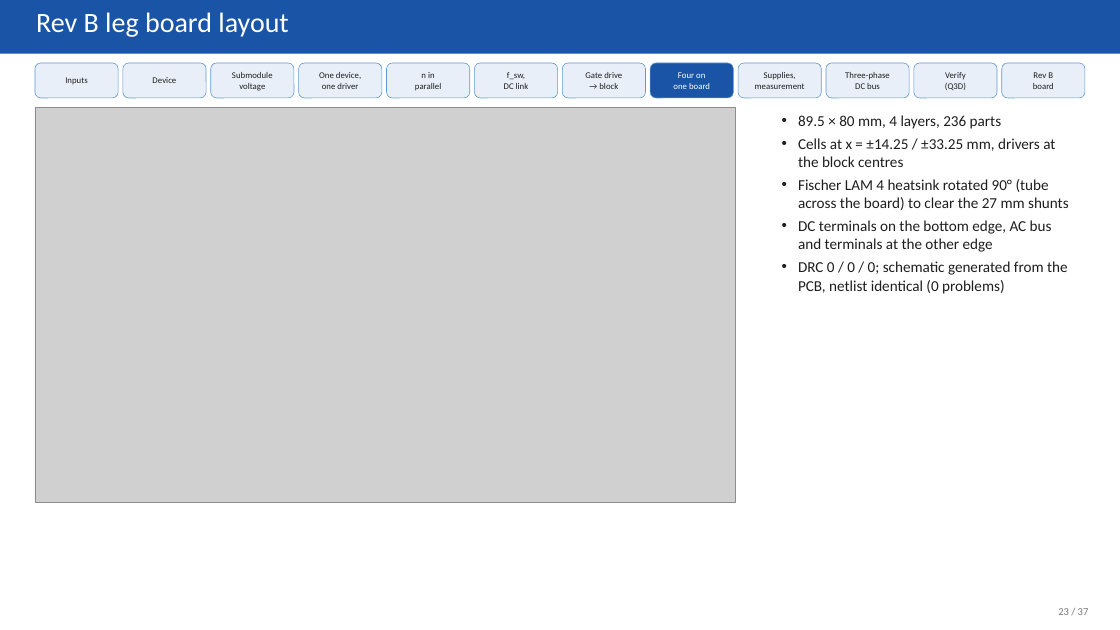
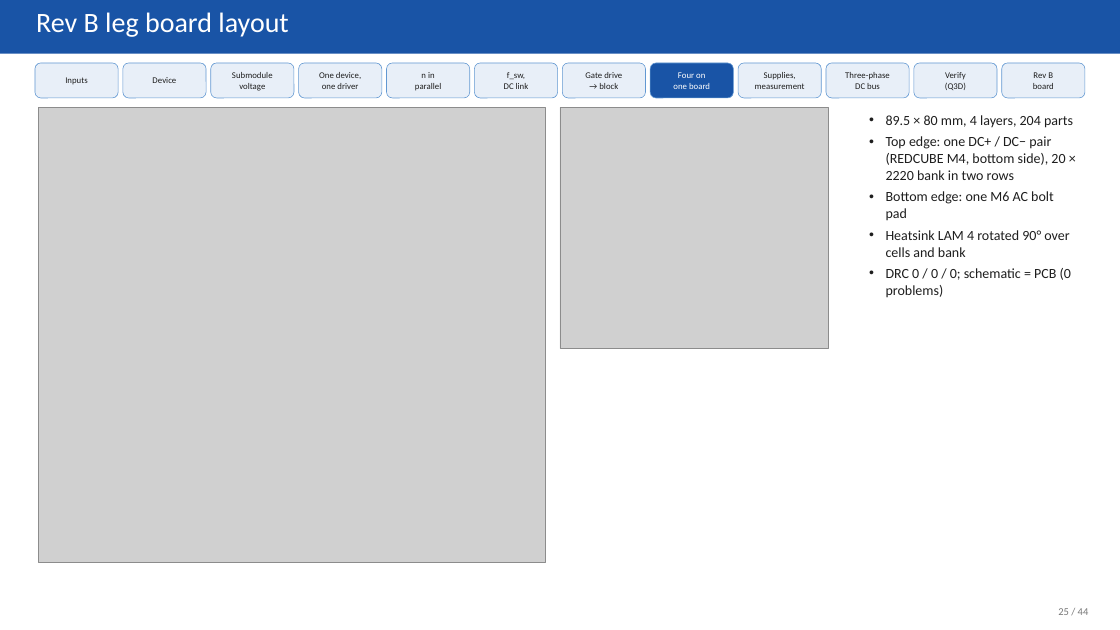
Before and after one commit to EnesAyaz/KTH, a slide deck: slide 25 of PCB-Design/reports/slides/spb_revb_design_flow.pptx (slide 23 before the commit). Drawn at 1120x630 pixels with LibreOffice and Linux fonts; fonts in the diff are those of the drawing; grey boxes stand for pictures. Boxes give left, top, right and bottom in pixels: in the first picture for what was removed or moved away, otherwise in the second. Text is boxed around its words. In the diff, an @@ line names an element or a change of style, - is before the commit and + after.

Commit message:
Rev B: 3D models for every part, board STEP, design-flow deck with final loop results
- make_3d_models_revb.py: box models (STEP + VRML) for 2EDF7275K, PMK UFCS, TDK 2220 (2.8 mm),
  WE-CNSW 1206, M6 AC bolt + Cu bar, LAM 4 + spreader; parts with project models move to spb_fab
- board STEP export (fab/spb-bb-revb.step); DRC 0/0/0, schematic = PCB
- render_3d_revb.py: 3D views for the deck from the KiCad models
- deck (44 slides): Rev B bypass figure, 3D slides, fast-loop Q3D results (0.69 nH with shunt,
  0.41 nH without, cells symmetric), shunt study, symmetry cause/fix; old full-board/busbar Q3D marked

```diff
--- a/PCB-Design/reports/slides/spb_revb_design_flow.pptx
+++ b/PCB-Design/reports/slides/spb_revb_design_flow.pptx
@@ picture: place and size @@
-picture at bbox=[35, 108, 735, 502]
+picture at bbox=[38, 108, 545, 563]
@@ picture added at bbox=[560, 108, 828, 349] @@
@@ text at bbox=[886, 115, 1073, 297]: text changed; size 13 to 12 pt @@
-• 89.5 × 80 mm, 4 layers, 236 parts
-• Cells at x = ±14.25 / ±33.25 mm, drivers at the block centres
-• Fischer LAM 4 heatsink rotated 90° (tube across the board) to clear the 27 mm shunts
-• DC terminals on the bottom edge, AC bus and terminals at the other edge
-• DRC 0 / 0 / 0; schematic generated from the PCB, netlist identical (0 problems)
+• 89.5 × 80 mm, 4 layers, 204 parts
+• Top edge: one DC+ / DC− pair (REDCUBE M4, bottom side), 20 × 2220 bank in two rows
+• Bottom edge: one M6 AC bolt pad
+• Heatsink LAM 4 rotated 90° over cells and bank
+• DRC 0 / 0 / 0; schematic = PCB (0 problems)
@@ text at bbox=[1058, 608, 1089, 615]: text changed @@
-23 / 37
+25 / 44
```
Also in this commit, not shown: 34 other slides changed, 7 slides added, 44 other files.
